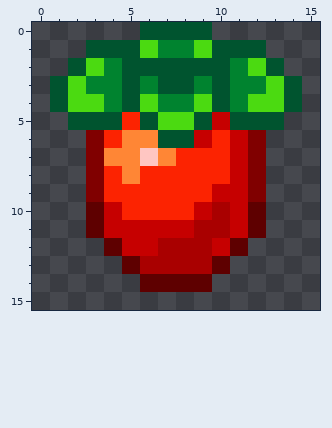
Edited in one commit: pixel-art sprite (mod_source/textures/items/foods/strawberry.png). Above: the version before the commit.
The file is 16x16 pixels.
The result:
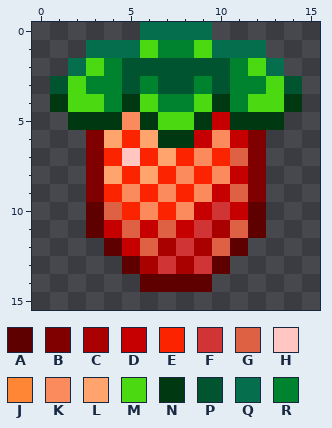
Palette (. is transparent): A #5e0000  B #800000  C #a90000  D #c60000  E #fc2301  F #d03434  G #df6143  H #ffc6c2  J #ff8635  K #fb8b5d  L #ffa46c  M #4bda11  N #003911  P #00542f  Q #056f4d  R #00832f
The exact change:
@@ x 0..15 @@
- 0 ......PPPP......
- 1 ...PPPMRRMPPP...
- 2 ..PMRPPPPPPRMP..
+ 0 ......QQQQ......
+ 1 ...QQQMRRMQQQ...
+ 2 ..QMRPPPPPPRMQ..
  3 .PMRRPRPPRPRRMP.
- 4 .PMMRPMRRMPRMMP.
- 5 ..PPPEPMMPDPPP..
- 6 ...BEJJPPDEDB...
- 7 ...BJJHJEEEDB...
- 8 ...BEJEEEEEDB...
- 9 ...BEEEEEEDDB...
-10 ...ADEEEEDCDA...
-11 ...ADDDDDCCDA...
-12 ....ADDCCCDA....
-13 .....ACCCCA.....
+ 4 .NMMRNMRRMNRMMN.
+ 5 ..NNNKNMMNDNNN..
+ 6 ...BLELNNDKDB...
+ 7 ...BEHELEKEGB...
+ 8 ...BLELEKEKDB...
+ 9 ...BEKEKEKDGB...
+10 ...AGEKEKDFDA...
+11 ...ADGDGDFCGA...
+12 ....ADGCFCGA....
+13 .....ACFCFA.....
 14 ......AAAA......
Boxes around the changes in both pictures, in picture pixels (x1, y1, x2, y2):
changed: (50, 22, 302, 274)
